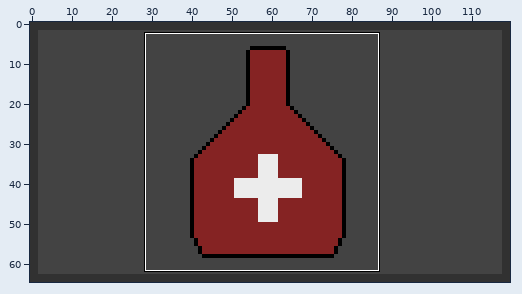
Two versions of one sprite sheet, app/src/main/res/drawable/map_icon_long_horizontal_heal.png. The picture above shows the old version from afar; the outline marks the close-up.
Close-up. Earlier state:
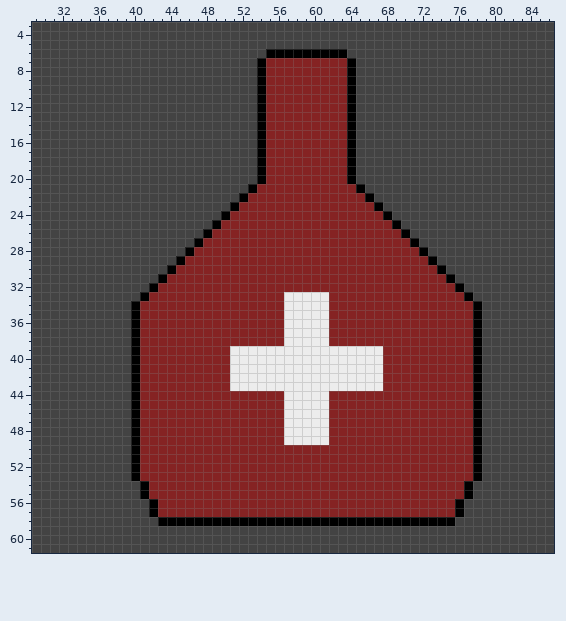
The file is 120x65 pixels. Shown: x 29..86, y 3..61.
After the commit:
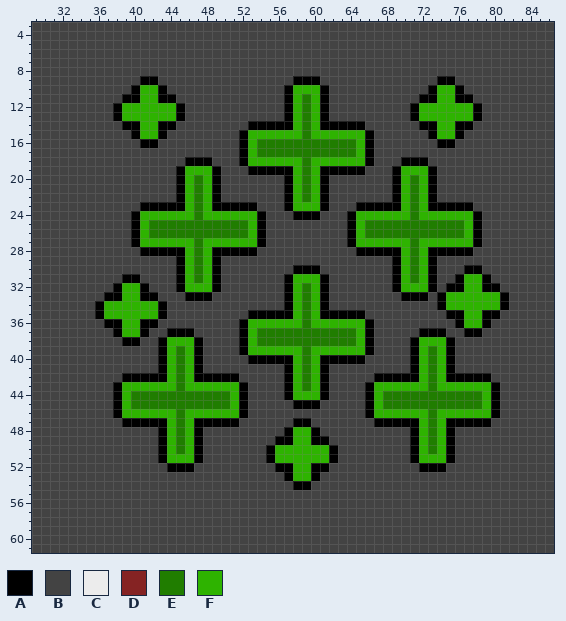
Palette (. is transparent): A #000000  B #434343  C #ececec  D #852323  E #207d00  F #2eb300
Change:
Changed rows in their new state; - is an unchanged pixel.
first column x 36:
 6 -------------------BBBBBBBBB------------------
 7 ------------------BBBBBBBBBBB-----------------
 8 ------------------BBBBBBBBBBB-----------------
 9 -----AA-----------BBBBAAABBBB---------AA------
10 ----AFFA----------BBBAFFFABBB--------AFFA-----
11 ---AAFFAA---------BBBAFEFABBB-------AAFFAA----
12 --AFFFFFFA--------BBBAFEFABBB------AFFFFFFA---
13 --AFFFFFFA--------BBBAFEFABBB------AFFFFFFA---
14 ---AAFFAA--------A-AAAFEFAAA-A------AAFFAA----
15 ----AFFA--------AFFFFFFEFFFFFFA------AFFA-----
16 -----AA---------AFEEEEEEEEEEEFA-------AA------
17 ----------------AFEEEEEEEEEEEFA---------------
18 ----------AAA---AFFFFFFEFFFFFFA---AAA---------
19 ---------AFFFA---A-AAAFEFAAA-A---AFFFA--------
20 ---------AFEFA----BBBAFEFABBB----AFEFA--------
21 ---------AFEFA---BBBBAFEFABBBB---AFEFA--------
22 ---------AFEFA--BBBBBAFEFABBBBB--AFEFA--------
23 -----AAAAAFEFAA-AABBBAFFFABBBAA-AAFEFAAAAA----
24 ----AFFFFFFEFFFFFFABBBAAABBBAFFFFFFEFFFFFFA---
25 ----AFEEEEEEEEEEEFABBBBBBBBBAFEEEEEEEEEEEFA---
26 ----AFEEEEEEEEEEEFABBBBBBBBBAFEEEEEEEEEEEFA---
27 ----AFFFFFFEFFFFFFABBBBBBBBBAFFFFFFEFFFFFFA---
28 -----AAAAAFEFAAAAABBBBBBBBBBBAAAAAFEFAAAAA----
29 ----------FEFABBBBBBBBBBBBBBBBBBBAFEF---------
30 --------BAFEFABBBBBBBBAAABBBBBBBBAFEFAB--AA---
31 ---AA--BBAFEFABBBBBBBAFFFABBBBBBBAFEFABBAFFA--
32 --AFFABBBAFFFABBBBBBBAFEFABBBBBBBAFFFABA-FFAA-
33 -AAFF-ABBBAAABBBBBBBBAFEFABBBBBBBBAAABAFFFFFFA
34 AFFFFFFABBBBBBBBBBBBBAFEFABBBBBBBBBBBBAFFFFFFA
35 AFFFFFFABBBBBBBBBAAAAAFEFAAAAABBBBBBBBBAAFFAA-
36 -AAFFAABBBBBBBBBAFFFFFFEFFFFFFABBBBBBBBBAFFA--
37 --AFFABBAAABBBBBAFEEEEEEEEEEEFABBBBBAAABBA----
38 ---A-BBAFFFABBBBAFEEEEEEEEEEEFABBBBAFFFABBB---
39 ----BBBAFEFABBBBAFFFFFFEFFFFFFABBBBAFEFABBB---
40 ----BBBAFEFABBBBBAAAAAFEFAAAAABBBBBAFEFABBB---
41 ----BBBAFEFABBBBBBBBBAFEFABBBBBBBBBAFEFABBB---
42 ---A-AAAFEFAAAAABBBBBAFEFABBBBBAAAAAFEFAAA-A--
43 --AFFFFFFEFFFFFFABBBBAFEFABBBBAFFFFFFEFFFFFFA-
44 --AFEEEEEEEEEEEFABBBBAFFFABBBBAFEEEEEEEEEEEFA-
45 --AFEEEEEEEEEEEFABBBBBAAABBBBBAFEEEEEEEEEEEFA-
46 --AFFFFFFEFFFFFFABBBBBBBBBBBBBAFFFFFFEFFFFFFA-
47 ---A-AAAFEFAAAAABBBBBBAABBBBBBBAAAAAFEFAAA-A--
48 ----BBBAFEFABBBBBBBBBAFFABBBBBBBBBBAFEFABBB---
49 ----BBBAFEFABBBBBBBBAAFFAABBBBBBBBBAFEFABBB---
50 ----BBBAFEFABBBBBBBAFFFFFFABBBBBBBBAFEFABBB---
51 ----BBBAFFFABBBBBBBAFFFFFFABBBBBBBBAFFFABBB---
52 ----BBBBAAABBBBBBBBBAAFFAABBBBBBBBBBAAABBBB---
53 ----BBBBBBBBBBBBBBBBBAFFABBBBBBBBBBBBBBBBBB---
54 -----BBBBBBBBBBBBBBBBBAABBBBBBBBBBBBBBBBBB----
55 -----BBBBBBBBBBBBBBBBBBBBBBBBBBBBBBBBBBBBB----
56 ------BBBBBBBBBBBBBBBBBBBBBBBBBBBBBBBBBBB-----
57 ------BBBBBBBBBBBBBBBBBBBBBBBBBBBBBBBBBBB-----
58 -------BBBBBBBBBBBBBBBBBBBBBBBBBBBBBBBBB------
Boxes around the changes in both close-ups, in picture pixels (x1, y1, x2, y2):
changed: (95, 49, 509, 526)
